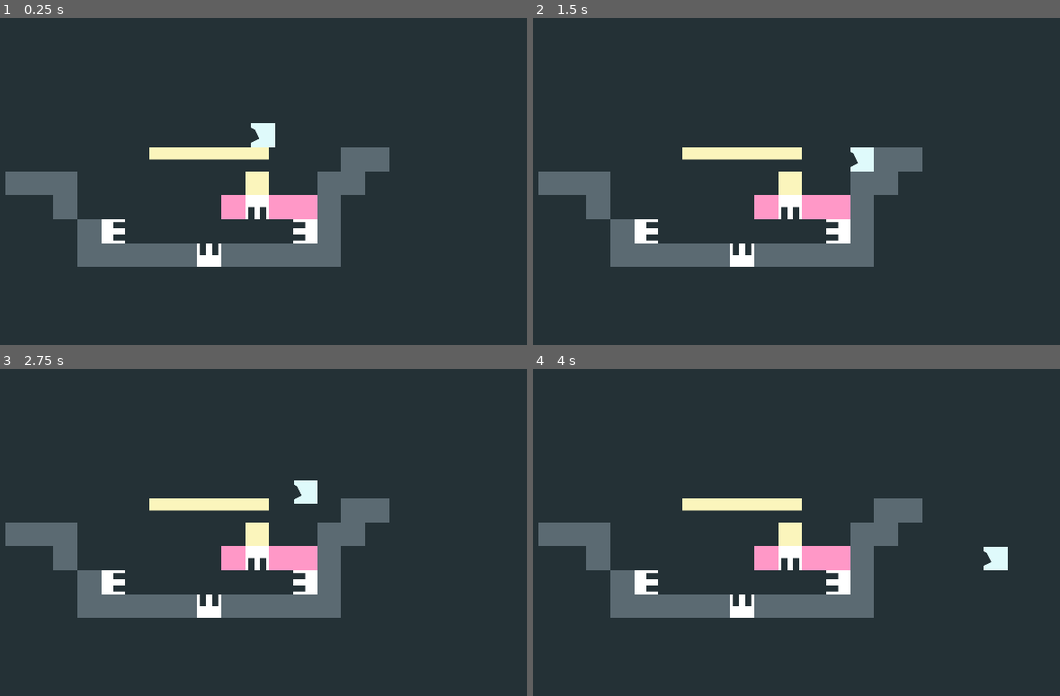
Above: before the commit, frames 1-4 (two rows, left to right).
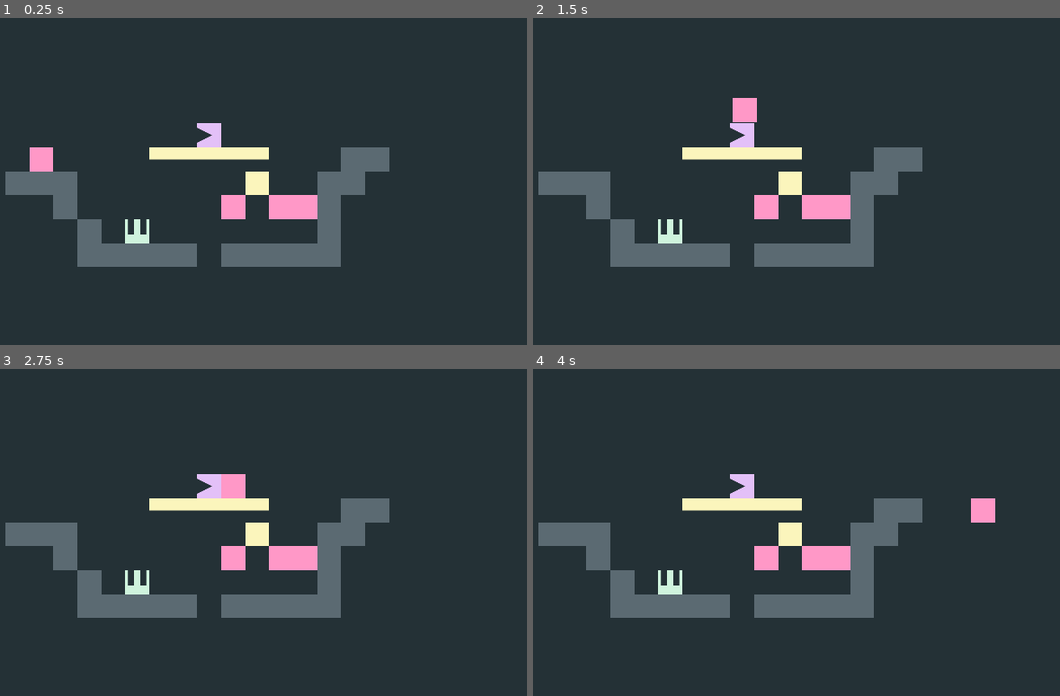
Above: after the commit, the same moments.

Repository: MrBundles/GMTK_2021
Game: Godot game, scene res://Scenes/Main.tscn
Two runs of this game, one before a commit and one after it. Both use one fixed random seed, a clock stepped at 60 frames per second and the inputs below.
Inputs:
- Up to frame 1 (0.25 s): no input
- Up to frame 2 (1.5 s): tap Enter at 0.5 s; hold Right (ui_right) from 0.53 s (still down); tap Up (ui_up) at 0.77 s
- Up to frame 3 (2.75 s): tap Up (ui_up) at 1.52 s; release Right (ui_right) at 2.03 s; hold Left (ui_left) from 2.03 s (still down)
- Up to frame 4 (4 s): release Left (ui_left) at 2.78 s; hold Right (ui_right) from 2.78 s (still down); tap Up (ui_up) at 3.02, 3.77 s

The runs differ from the first frame. In frame 1, 2.2% of the frame differs, in the area x 5-61%, y 32-77%; in frame 2, 2.2%, in the area x 19-65%, y 24-77%; in frame 3, 2.2%; in frame 4, 2.2%.
Error before the commit: Invalid get index '0' (on base: 'Array'). (res://Entities/Characters/Player/Player.gd:151)

Commit message:
replaced plug objects with additional player functionality

Diff:
--- a/Entities/Characters/Player/Player.gd
+++ b/Entities/Characters/Player/Player.gd
@@ -8,12 +8,15 @@
 
 
 # variables -------------------------------------------------------------------
-export var id = 0
+export(GEM.PLAYER_IDS) var id = GEM.PLAYER_IDS.start
+var state = GEM.PLAYER_STATES.active setget set_state
 export var color = Color.white setget set_color
+
 export(GEM.SOCKET_TYPES) var socket_type = GEM.SOCKET_TYPES.none setget set_socket_type
+export(GEM.DIRECTIONS) var socket_direction = GEM.DIRECTIONS.left setget set_socket_direction
 export(GEM.PLUG_TYPES) var plug_type = GEM.PLUG_TYPES.none setget set_plug_type
-export(Array, Texture) var socket_sprites = []
-export(Array, Texture) var plug_sprites = []
+export(Array, Texture) onready var socket_sprites
+export(Array, Texture) onready var plug_sprites
 
 var velocity = Vector2.ZERO
 export var velocity_max = Vector2.ZERO
@@ -23,9 +26,11 @@
 export var squish_min = Vector2.ZERO
 export var squish_max = Vector2.ZERO
 
+var other_player = null
 var plug_area = null
 var plug_rotation_degrees = 0
 var plug_zone_position = Vector2.ZERO
+var target_plug_zone_position = Vector2.ZERO
 var plugged_in = false setget set_plugged_in
 
 
@@ -33,20 +38,30 @@
 func _ready():
 	# connect signals
 
-
-	pass
+	#set player state
+	if id == GEM.PLAYER_IDS.start:
+		self.state = GEM.PLAYER_STATES.active
+		self.socket_type = GEM.SOCKET_TYPES.none
+	else:
+		self.state = GEM.PLAYER_STATES.inactive
+		self.socket_type = socket_type
+
+	#initialize variables
+	self.socket_direction = socket_direction
+	self.plug_type = plug_type
 
 
 func _process(delta):
-	pass
+	plug_zone_position = $Sprite/PlugZonePosition.global_position
 
 
 func _physics_process(delta):
-	if Engine.editor_hint:
+	if Engine.editor_hint or state == GEM.PLAYER_STATES.inactive:
+		global_position = Vector2(stepify(global_position.x, 32), stepify(global_position.y, 32))
 		return
 
 	get_input()
-#	get_squish()
+#	get_squish()  #removed squish for now as it messed with the plug animations
 	update_plug()
 	move_and_slide(velocity * delta * 1000, Vector2.UP)
 
@@ -92,7 +107,7 @@
 	$Sprite.position.y = -$Sprite.scale.y * 32 + 32
 
 
-var plug_out_position = Vector2(35,0)
+var plug_out_position = Vector2(42,0)
 var plug_in_position = Vector2(0,0)
 func update_plug():
 	var plug_target_position = Vector2(0,0)
@@ -114,15 +129,16 @@
 		plug_target_position = plug_in_position
 
 	$PlugPivot/PlugSprite.position = lerp($PlugPivot/PlugSprite.position, plug_target_position, .2)
-	if plug_area and not at_plug_zone_position() and plug_target_position != plug_in_position:
-		global_position = lerp(global_position, plug_zone_position, .2)
-
-	plugged_in = $PlugPivot/PlugSprite.position.distance_to(plug_out_position) < 5
-
-
-func at_plug_zone_position():
-	var distance_to_zone_position_threshhold = 25
-	return global_position.distance_to(plug_zone_position) < distance_to_zone_position_threshhold
+	print($PlugPivot/PlugSprite.position.distance_to(plug_out_position))
+	if plug_area and not at_target_plug_zone_position() and plug_target_position != plug_in_position:
+		global_position = lerp(global_position, target_plug_zone_position, .4)
+
+	self.plugged_in = $PlugPivot/PlugSprite.position.distance_to(plug_out_position) < 5
+
+
+func at_target_plug_zone_position():
+	var distance_to_zone_position_threshhold = 1
+	return global_position.distance_to(target_plug_zone_position) < distance_to_zone_position_threshhold and plug_area
 
 
 # set/get functions -----------------------------------------------------------
@@ -134,35 +150,56 @@
 
 func set_plugged_in(new_val):
 	if plugged_in != new_val:
-		GSM.emit_signal("plugged_in", id, plug_area.get_parent(id))
+		print("plugged in")
+		GSM.emit_signal("plugged_in", id, other_player.id)
+		get_parent().remove_child(self)
+		other_player.get_node("Node2D").add_child(self)
+		other_player.state = GEM.PLAYER_STATES.active
+		self.state = GEM.PLAYER_STATES.inactive
+
 
 	plugged_in = new_val
 
 
 func set_socket_type(new_val):
-	if socket_type != new_val:
+	socket_type = new_val
+	if socket_type < socket_sprites.size():
 		$Sprite.texture = socket_sprites[socket_type]
 
-	socket_type = new_val
+
+func set_socket_direction(new_val):
+	socket_direction = new_val
+	if has_node("Sprite"):
+		$Sprite.rotation_degrees = socket_direction
+		print(socket_direction
+		)
 
 
 func set_plug_type(new_val):
-	if plug_type != new_val:
+	plug_type = new_val
+	if plug_type < plug_sprites.size():
 		$PlugPivot/PlugSprite.texture = plug_sprites[plug_type]
-		print(plug_type)
-
-	plug_type = new_val
+
+
+func set_state(new_val):
+	state = new_val
+
+	if state == GEM.PLAYER_STATES.active:
+		$PlugPivot/PlugSprite.show()
+	else:
+		$PlugPivot/PlugSprite.hide()
 
 
 # signal functions ------------------------------------------------------------
 func _on_Area2D_area_entered(area):
 	if area.is_in_group("plug"):
+		other_player = area.get_parent().get_parent()
 		plug_area = area
 		plug_rotation_degrees = int(round(area.get_parent().rotation_degrees))
-		plug_zone_position = area.get_parent().plug_zone_position
+		target_plug_zone_position = other_player.plug_zone_position
 
 
 func _on_Area2D_area_exited(area):
 	if area.is_in_group("plug"):
 		plug_area = null
-		plug_zone_position
+		target_plug_zone_position
--- a/Entities/Characters/Player/Player.tscn
+++ b/Entities/Characters/Player/Player.tscn
@@ -16,6 +16,9 @@
 [ext_resource path="res://Entities/Characters/Player/socket_sprites/socket_single_circle.png" type="Texture" id=16]
 [ext_resource path="res://Entities/Characters/Player/socket_sprites/socket_double_square.png" type="Texture" id=17]
 
+[sub_resource type="RectangleShape2D" id=5]
+extents = Vector2( 4, 8 )
+
 [sub_resource type="RectangleShape2D" id=1]
 extents = Vector2( 31.95, 31.95 )
 
@@ -27,7 +30,8 @@
 z_index = 1
 script = ExtResource( 2 )
 color = Color( 1, 0.6, 0.784314, 1 )
-plug_type = 4
+socket_type = 3
+plug_type = 2
 socket_sprites = [ ExtResource( 8 ), ExtResource( 14 ), ExtResource( 15 ), ExtResource( 16 ), ExtResource( 17 ), ExtResource( 12 ), ExtResource( 13 ) ]
 plug_sprites = [ ExtResource( 9 ), ExtResource( 4 ), ExtResource( 10 ), ExtResource( 5 ), ExtResource( 11 ), ExtResource( 6 ), ExtResource( 7 ) ]
 velocity_max = Vector2( 30, 150 )
@@ -37,7 +41,21 @@
 squish_max = Vector2( 1.75, 3 )
 
 [node name="Sprite" type="Sprite" parent="."]
-texture = ExtResource( 15 )
+texture = ExtResource( 16 )
+
+[node name="PlugZone" type="Area2D" parent="Sprite" groups=[
+"plug",
+]]
+position = Vector2( -40, 0 )
+__meta__ = {
+"_edit_group_": true
+}
+
+[node name="CollisionShape2D" type="CollisionShape2D" parent="Sprite/PlugZone"]
+shape = SubResource( 5 )
+
+[node name="PlugZonePosition" type="Position2D" parent="Sprite"]
+position = Vector2( -64, 0 )
 
 [node name="CollisionShape2D" type="CollisionShape2D" parent="."]
 shape = SubResource( 1 )
@@ -45,8 +63,6 @@
 [node name="PlugPivot" type="Position2D" parent="."]
 
 [node name="PlugSprite" type="Sprite" parent="PlugPivot"]
-position = Vector2( 32, 0 )
-rotation = 1.5708
 texture = ExtResource( 10 )
 
 [node name="Area2D" type="Area2D" parent="."]
@@ -54,5 +70,7 @@
 [node name="CollisionShape2D" type="CollisionShape2D" parent="Area2D"]
 shape = SubResource( 2 )
 
+[node name="Node2D" type="Node2D" parent="."]
+
 [connection signal="area_entered" from="Area2D" to="." method="_on_Area2D_area_entered"]
 [connection signal="area_exited" from="Area2D" to="." method="_on_Area2D_area_exited"]
--- a/Globals/GlobalEnumManager.gd
+++ b/Globals/GlobalEnumManager.gd
@@ -7,8 +7,11 @@
 enum SCENE_TRANSITION_MODES {no_transition, color_wipe, texture_wipe, color_fade, texture_fade, mask_fade}
 enum SCENE_TRANSITION_DIRECTIONS {up, down, left, right}
 
-enum SOCKET_TYPES {none=0, single_square=1, single_triangle=2, single_circle=3, double_square=4, double_triangle=5, double_circle=6}
+enum SOCKET_TYPES {none, single_square, single_triangle, single_circle, double_square, double_triangle, double_circle}
 enum PLUG_TYPES {none, single_square, single_triangle, single_circle, double_square, double_triangle, double_circle}
+enum PLAYER_IDS {start, end, none, a, b, c, d, e, f, g, h, i, j, k}
+enum PLAYER_STATES {active, inactive}
+enum DIRECTIONS {up=90, down=-90, left=0, right=180}
 
 # references ------------------------------------------------------------------
 
--- a/Resources/Inkscape/Inkscape_Drawing.svg
+++ b/Resources/Inkscape/Inkscape_Drawing.svg
@@ -78,7 +78,7 @@
        x="71.966667"
        y="33.866665"
        ry="1.5135254e-06"
-       inkscape:export-filename="D:\Kevin\_Godot\Projects\Jam_Games\GMTK\GMTK_2021\Entities\Characters\Player\PlayerBody.png"
+       inkscape:export-filename="D:\Kevin\_Godot\Projects\Jam_Games\GMTK\GMTK_2021\Entities\Characters\Player\socket_sprites\socket_none.png"
        inkscape:export-xdpi="48"
        inkscape:export-ydpi="48" />
     <rect
--- a/Scenes/GameScenes/GameScene00.tscn
+++ b/Scenes/GameScenes/GameScene00.tscn
@@ -1,11 +1,10 @@
-[gd_scene load_steps=28 format=2]
+[gd_scene load_steps=27 format=2]
 
 [ext_resource path="res://Entities/Characters/Player/Player.tscn" type="PackedScene" id=1]
 [ext_resource path="res://Resources/Tilemaps/color_tiles.png" type="Texture" id=2]
 [ext_resource path="res://Resources/Tilemaps/gray_tiles.png" type="Texture" id=3]
 [ext_resource path="res://Resources/Tilemaps/ow_color_tiles.png" type="Texture" id=4]
 [ext_resource path="res://Resources/Tilemaps/ow_gray_tiles.png" type="Texture" id=5]
-[ext_resource path="res://Entities/Objects/Plug/Plug.tscn" type="PackedScene" id=7]
 
 [sub_resource type="ConvexPolygonShape2D" id=1]
 points = PoolVector2Array( 64, 64, 0, 64, 0, 0, 64, 0 )
@@ -491,28 +490,34 @@
 
 [node name="GameScene" type="Node2D"]
 
-[node name="Player" parent="." instance=ExtResource( 1 )]
-modulate = Color( 0.878431, 0.984314, 0.988235, 1 )
-position = Vector2( 1072, 320 )
-color = Color( 0.878431, 0.984314, 0.988235, 1 )
-squish_max = Vector2( 1.5, 3 )
-
 [node name="TileMap" type="TileMap" parent="."]
 tile_set = SubResource( 21 )
 format = 1
 tile_data = PoolIntArray( 393228, 11, 0, 393229, 11, 0, 393230, 11, 0, 393231, 11, 0, 393232, 11, 0, 393236, 8, 0, 3932 …(332 unchanged characters)…
 
-[node name="Plug" parent="." instance=ExtResource( 7 )]
-position = Vector2( 1184, 608 )
-
-[node name="Plug2" parent="." instance=ExtResource( 7 )]
-position = Vector2( 928, 672 )
-rotation = 1.57079
-
-[node name="Plug3" parent="." instance=ExtResource( 7 )]
-position = Vector2( 672, 608 )
-rotation = 3.14159
-
-[node name="Plug4" parent="." instance=ExtResource( 7 )]
-position = Vector2( 1056, 544 )
-rotation = 4.71238
+[node name="Player2" parent="." instance=ExtResource( 1 )]
+position = Vector2( 480, 416 )
+socket_type = 0
+socket_direction = -90
+
+[node name="Player3" parent="." instance=ExtResource( 1 )]
+modulate = Color( 0.894118, 0.756863, 0.976471, 1 )
+position = Vector2( 928, 352 )
+id = 1
+color = Color( 0.894118, 0.756863, 0.976471, 1 )
+socket_type = 2
+plug_type = 3
+
+[node name="Player4" parent="." instance=ExtResource( 1 )]
+modulate = Color( 0.815686, 0.956863, 0.870588, 1 )
+position = Vector2( 736, 608 )
+id = 1
+color = Color( 0.815686, 0.956863, 0.870588, 1 )
+socket_type = 4
+socket_direction = 90
+plug_type = 3
+
+[node name="Camera2D" type="Camera2D" parent="."]
+position = Vector2( 896, 528 )
+current = true
+zoom = Vector2( 5, 5 )
Not shown: 1 places in Entities/Characters/Player/Player.tscn that only renumber resources
Not shown: 3 places in Entities/Objects/Plug/Plug.tscn that only renumber resources
